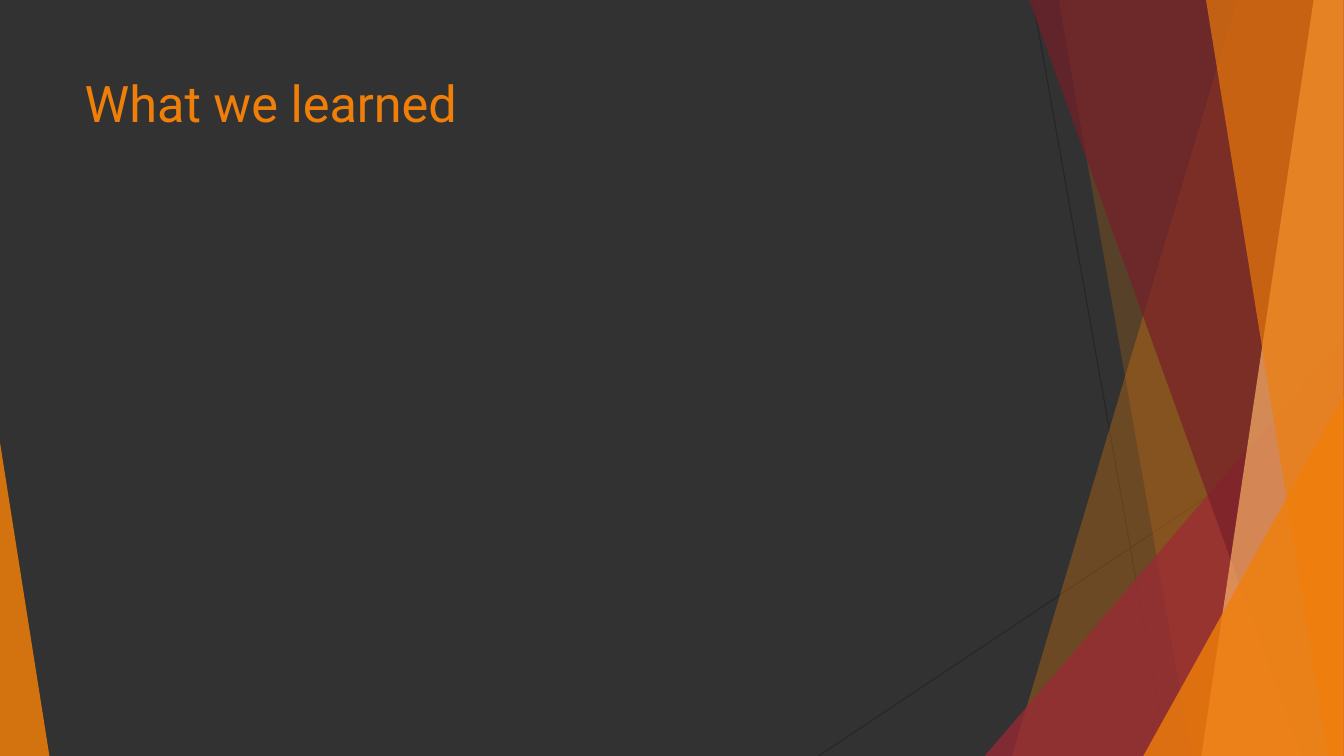
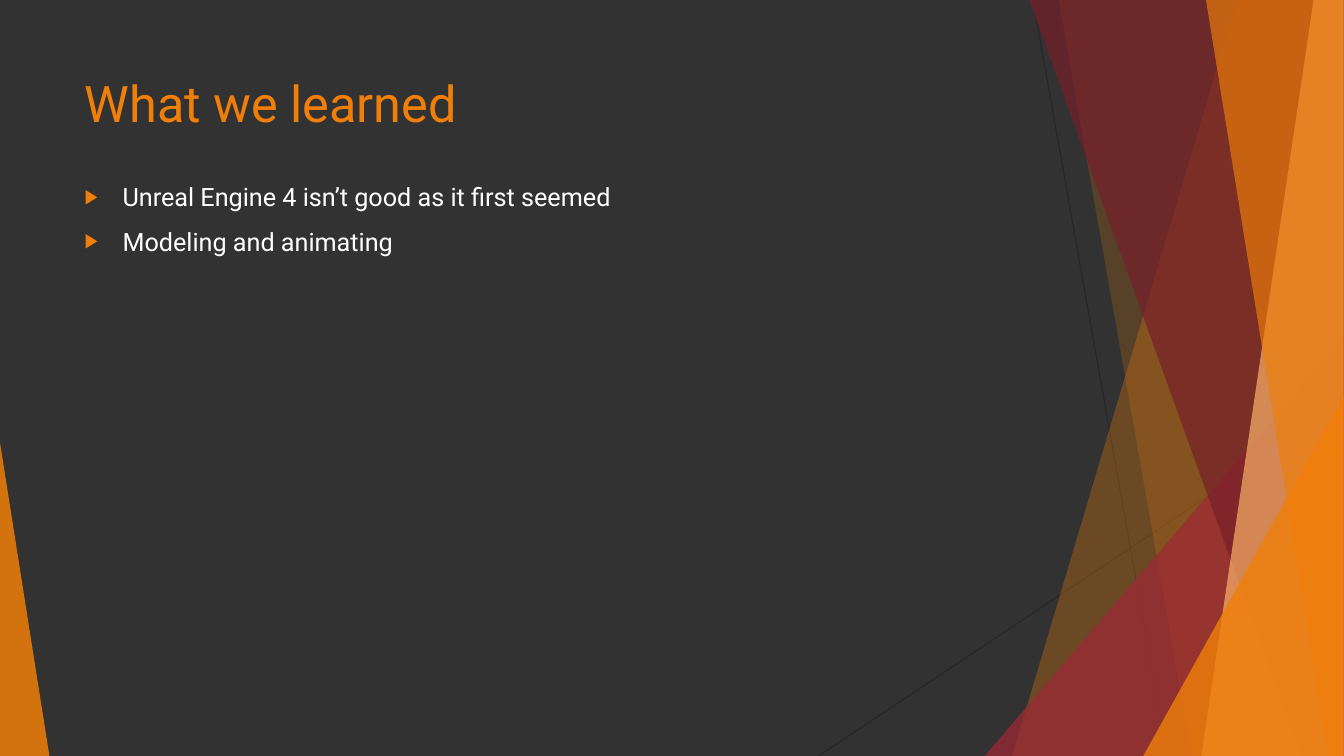
Before and after one commit to isurakka/game-programming-project, a slide deck: slide 11 of TopdownGame.pptx. Drawn at 1344x756 pixels with LibreOffice and Linux fonts; fonts in the diff are those of the drawing. Boxes give left, top, right and bottom in pixels: in the first picture for what was removed or moved away, otherwise in the second. Text is boxed around its words. In the diff, an @@ line names an element or a change of style, - is before the commit and + after.

Commit message:
Add some what we learned stuff to presentation

```diff
--- a/TopdownGame.pptx
+++ b/TopdownGame.pptx
@@ text added at (123, 187, 610, 257), 18 pt, text #FFFFFF @@
+▶ Unreal Engine 4 isn’t good as it first seemed
+▶ Modeling and animating
```
